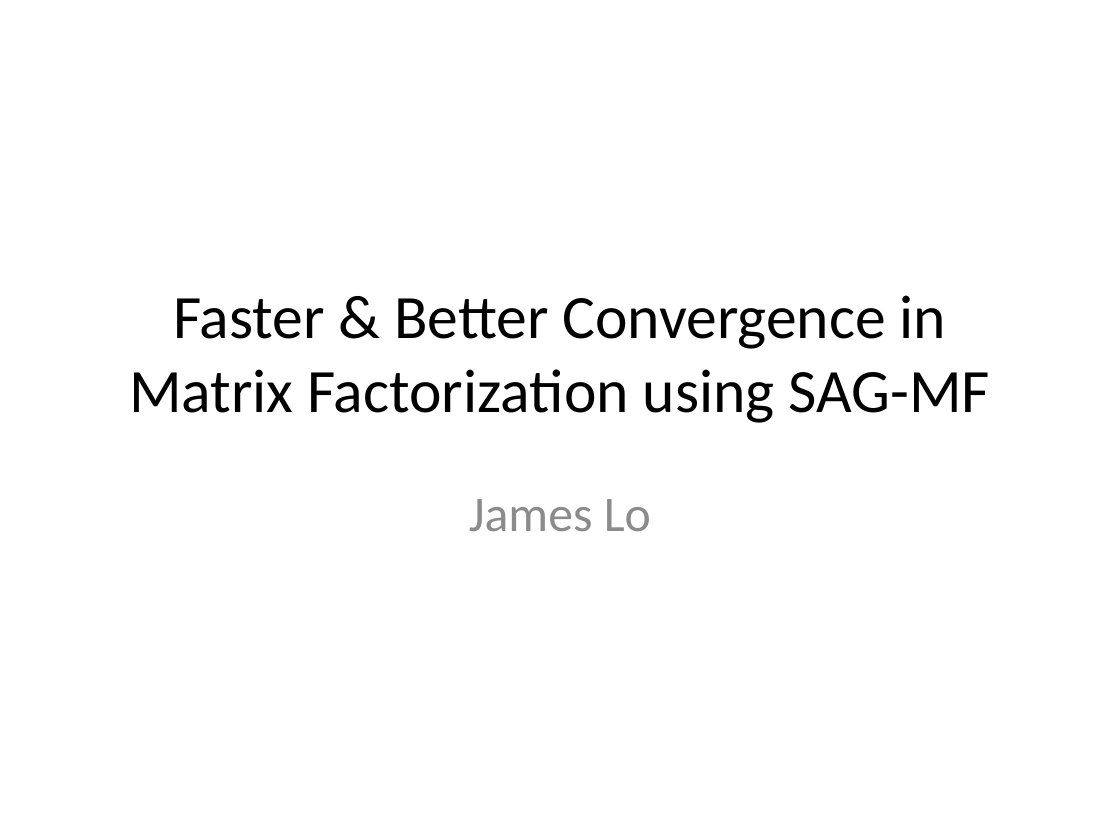
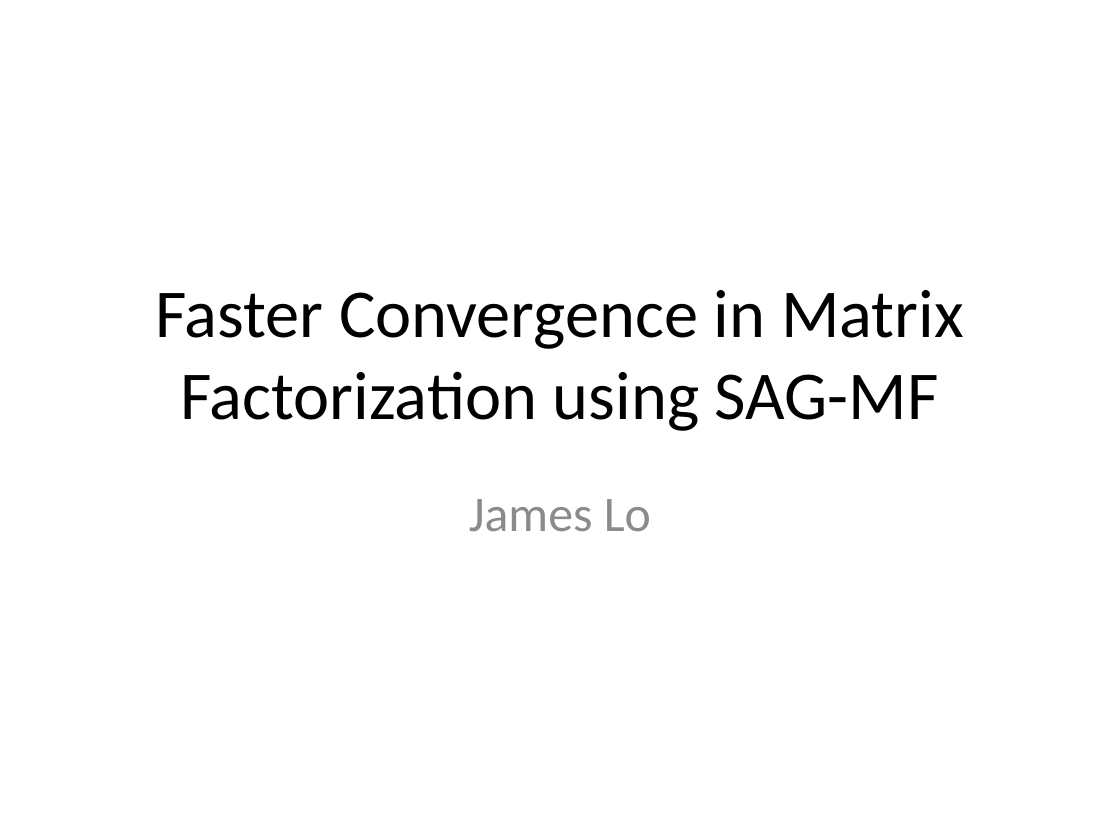
Before and after one commit to jamestklo/MatrixFactorizationMatlab, a slide deck: slide 1 of cs534L-SAGmf.pptx. Drawn at 1120x840 pixels with LibreOffice and Linux fonts; fonts in the diff are those of the drawing. Boxes give left, top, right and bottom in pixels: in the first picture for what was removed or moved away, otherwise in the second. Text is boxed around its words. In the diff, an @@ line names an element or a change of style, - is before the commit and + after.

```diff
--- a/cs534L-SAGmf.pptx
+++ b/cs534L-SAGmf.pptx
@@ title at [155,290,964,431]: text changed; size 39.6 to 44 pt @@
-Faster & Better Convergence in Matrix Factorization using SAG-MF
+Faster Convergence in Matrix Factorization using SAG-MF
```
Also in this commit, not shown: 10 other slides changed, 6 slides added.
